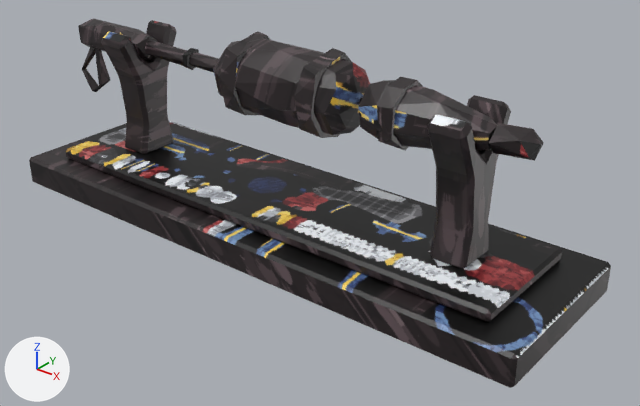
The glTF model public/models/lowpix/figures/kasabuki/sansetsu.glb: old version first, new version second.
Camera for both pictures: a 50 mm camera at (43.6, -49.8, 34.6) aimed at (3.6, 0.1, 3.7). Arrows for +X, +Y and +Z are at lower left; the lights stay in place. The older version comes first. Where no turn or scale is listed for an object, it has been applied to the vertices. Vertices at exactly the same position are counted once.

In view in the first picture: 'base', 'secA.001', 'secB.001', 'secC.001'.
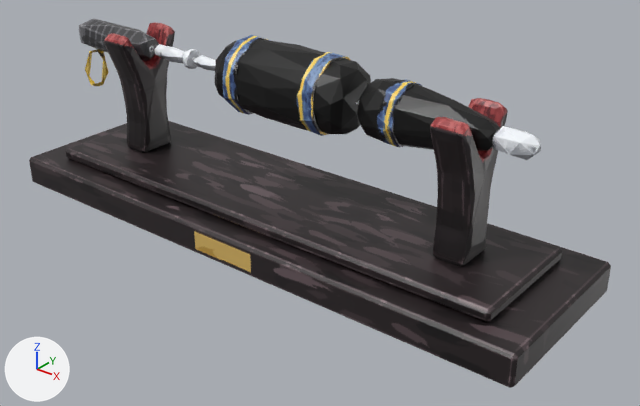
What differs and where, as boxes [x1, y1, x2, y2] in the pictures (640 x 406 px; the box of a moved part takes in the faces that stretch with it):
'base', reshaped, moved
    before: [29, 20, 611, 388]
    after: [29, 22, 611, 388]
'secB.001', reshaped, moved
    before: [213, 31, 370, 138]
    after: [214, 35, 371, 136]
'secC.001', reshaped
    before: [358, 77, 544, 161]
    after: [357, 78, 541, 160]
'secA.001', reshaped, moved, rescaled (8% shorter)
    before: [78, 18, 219, 92]
    after: [79, 18, 216, 86]
part 1 of me_secc_001, rebuilt (8% shorter)
    before: [377, 77, 422, 151]
    after: [377, 79, 422, 147]
part 2 of me_secc_001, rebuilt (12% narrower, 10% shorter)
    before: [489, 123, 544, 161]
    after: [493, 126, 541, 160]
part 3 of me_secc_001, moved or reshaped
    before: [358, 80, 497, 151]
    after: [357, 78, 500, 151]
part 4 of me_secb_001, rebuilt
    before: [213, 38, 370, 135]
    after: [214, 40, 371, 134]
part 5 of me_secb_001, rebuilt (7% narrower, 7% shorter)
    before: [294, 48, 352, 138]
    after: [296, 52, 350, 136]
part 6 of me_secb_001, rebuilt
    before: [219, 31, 271, 115]
    after: [222, 35, 271, 115]
part 7 of me_seca_001, rebuilt
    before: [78, 18, 157, 60]
    after: [79, 18, 159, 61]
part 8 of me_seca_001, rebuilt (17% narrower, 17% shorter)
    before: [82, 47, 110, 92]
    after: [85, 49, 108, 86]
part 9 of me_seca_001, rebuilt
    before: [189, 52, 219, 73]
    after: [193, 55, 216, 71]
part 10 of me_seca_001, rebuilt (9% shorter)
    before: [182, 48, 199, 70]
    after: [183, 49, 200, 69]
part 11 of me_seca_001, rebuilt
    before: [145, 40, 191, 66]
    after: [153, 44, 185, 63]
part 12 of me_base_001, moved or reshaped
    both: [29, 121, 611, 388]
part 13 of me_base_001, moved or reshaped
    both: [66, 122, 562, 322]
part 14 of me_base_001, rebuilt (7% narrower)
    before: [427, 95, 511, 268]
    after: [430, 98, 508, 266]
part 15 of me_base_001, rebuilt
    before: [102, 20, 177, 154]
    after: [104, 22, 175, 152]

The change, as a list of edits to the scene's bpy script:
```text
Change me_secc_001:
    used by ob_secc_001; parent = ob_secc; location = (7.216, 0.00393, 0.00133); scale = (6.96, 6.96, 6.96)
    remove me_secc_001.from_pydata(...)  # 60 vertices, 108 faces; spans x -1.0..1.0, y -0.33..0.33, z -0.36..0.36
    add me_secc_001.from_pydata(...)  # 87 vertices, 162 faces; spans x -1.0..1.0, y -0.34..0.34, z -0.34..0.34
    me_secc_001 part 1: the loose piece of 14 vertices spanning x -0.62..-0.42, y -0.33..0.33, z -0.36..0.36 is rebuilt with 21 vertices and now spans x -0.61..-0.42, y -0.34..0.34, z -0.34..0.34
    me_secc_001 part 2: the loose piece of 11 vertices spanning x 0.54..1.0, y -0.15..0.15, z -0.14..0.15 is rebuilt with 15 vertices and now spans x 0.55..1.0, y -0.13..0.13, z -0.14..0.14
    me_secc_001 part 3: 34 vertices removed from x -0.88..0.59, y -0.33..0.33, z -0.33..0.34; 50 vertices added at x -0.95..0.59, y -0.33..0.33, z -0.33..0.33
Change me_secb_001:
    used by ob_secb_001; parent = ob_secb; location = (6.8, 0.0545, -0.0237); scale = (6.63, 6.63, 6.63)
    remove me_secb_001.from_pydata(...)  # 72 vertices, 132 faces; spans x -1.0..1.0, y -0.49..0.49, z -0.48..0.48
    add me_secb_001.from_pydata(...)  # 107 vertices, 202 faces; spans x -1.0..1.0, y -0.47..0.47, z -0.47..0.47
    me_secb_001 part 4: the loose piece of 44 vertices spanning x -1.0..1.0, y -0.46..0.44, z -0.46..0.47 is rebuilt with 65 vertices and now spans x -1.0..1.0, y -0.46..0.46, z -0.46..0.46
    me_secb_001 part 5: the loose piece of 14 vertices spanning x 0.46..0.69, y -0.49..0.49, z -0.48..0.48 is rebuilt with 21 vertices and now spans x 0.46..0.69, y -0.46..0.47, z -0.47..0.47
    me_secb_001 part 6: the loose piece of 14 vertices spanning x -0.69..-0.46, y -0.49..0.49, z -0.48..0.48 is rebuilt with 21 vertices and now spans x -0.68..-0.46, y -0.47..0.47, z -0.46..0.47
Change me_seca_001:
    used by ob_seca_001; parent = ob_seca; location = (-0.436, 0.0541, -2.054); scale = (9.24, 9.24, 9.24)
    remove me_seca_001.from_pydata(...)  # 62 vertices, 108 faces; spans x -1.0..1.0, y -0.14..0.14, z -0.38..0.38
    add me_seca_001.from_pydata(...)  # 89 vertices, 162 faces; spans x -1.0..1.0, y -0.16..0.16, z -0.36..0.36
    me_seca_001 part 7: the loose piece of 17 vertices spanning x -0.92..0.04, y -0.14..0.14, z 0.08..0.38 is rebuilt with 24 vertices and now spans x -0.98..0.03, y -0.16..0.16, z 0.03..0.36
    me_seca_001 part 8: the loose piece of 12 vertices spanning x -1.0..-0.61, y -0.11..-0.01, z -0.38..0.11 is rebuilt with 18 vertices and now spans x -1.0..-0.69, y -0.09..0.02, z -0.36..0.05
    me_seca_001 part 9: the loose piece of 11 vertices spanning x 0.57..1.0, y -0.07..0.06, z 0.16..0.29 is rebuilt with 16 vertices and now spans x 0.6..1.0, y -0.06..0.06, z 0.14..0.26
    me_seca_001 part 10: the loose piece of 11 vertices spanning x 0.55..0.61, y -0.1..0.08, z 0.13..0.32 is rebuilt with 15 vertices and now spans x 0.56..0.62, y -0.09..0.09, z 0.11..0.29
    me_seca_001 part 11: the loose piece of 11 vertices spanning x 0.03..0.59, y -0.09..0.08, z 0.14..0.3 is rebuilt with 16 vertices and now spans x 0.04..0.56, y -0.07..0.06, z 0.12..0.26
Change me_base_001:
    remove me_base_001.from_pydata(...)  # 204 vertices, 392 faces; spans x -25.0..25.0, y -7.5..7.5, z -7.3..7.3
    add me_base_001.from_pydata(...)  # 412 vertices, 808 faces; spans x -25.0..25.0, y -7.5..7.5, z -7.2..7.2
    me_base_001 part 12: the loose piece of 24 vertices spanning x -25.0..25.0, y -7.5..7.5, z -7.3..-4.7 is moved by (0.0, 0.0, 0.1)
    me_base_001 part 13: the loose piece of 24 vertices spanning x -22.0..22.0, y -5.5..5.5, z -4.7..-3.7 is moved by (0.0, 0.0, 0.1)
    me_base_001 part 14: the loose piece of 78 vertices spanning x 15.0..18.0, y -3.3..3.3, z -3.9..7.3 is rebuilt with 182 vertices and now spans x 15.0..18.0, y -3.1..3.1, z -3.8..7.2
    me_base_001 part 15: the loose piece of 78 vertices spanning x -18.0..-15.0, y -3.3..3.3, z -3.9..7.3 is rebuilt with 182 vertices and now spans x -18.0..-15.0, y -3.1..3.1, z -3.8..7.2
Change ob_secb_001:
    ob_secb_001.location: (6.8, 0.0545, -0.0237) -> (6.786, 0.0108, 0.0)
Change ob_seca_001:
    ob_seca_001.location: (-0.436, 0.0541, -2.054) -> (-0.272, 0.00109, -1.766)
    ob_seca_001.scale: (9.24, 9.24, 9.24) -> (8.85, 8.85, 8.85)
Change ob_base:
    ob_base.location: (0.0, 0.0, 7.3) -> (0.0, 0.0, 7.25)
```
